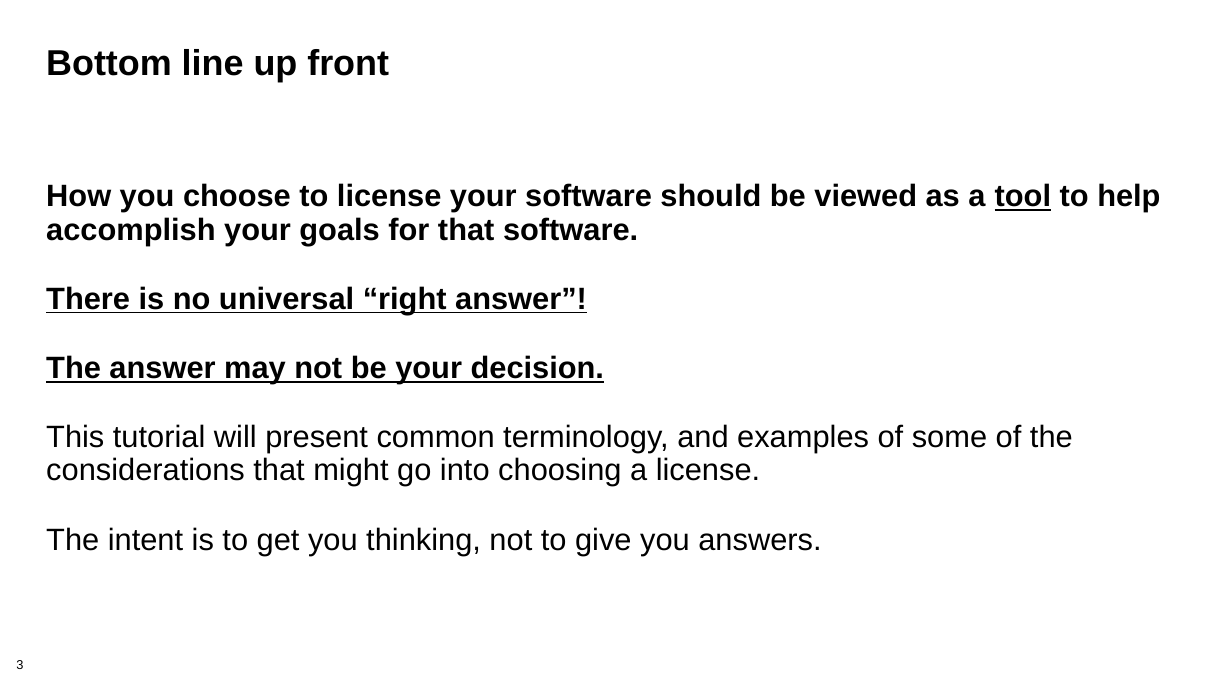
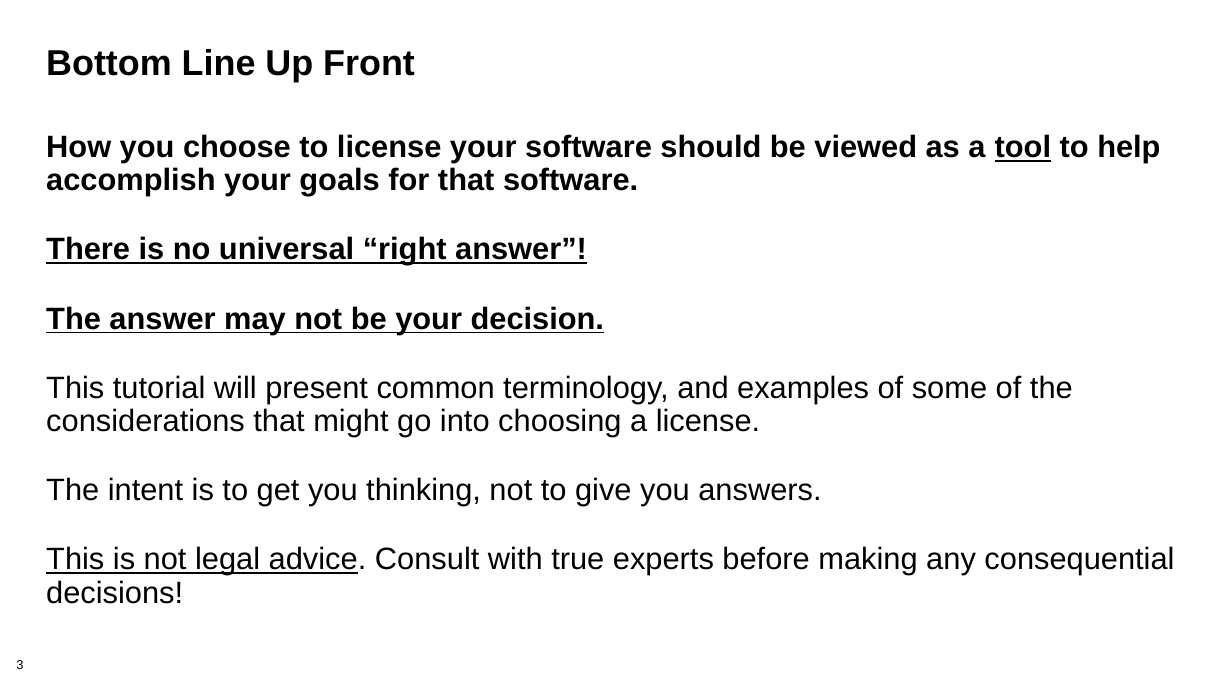
Before and after one commit to bssw-tutorial/presentations, a slide deck: slide 3 of licensing.pptx. Drawn at 1232x693 pixels with LibreOffice and Linux fonts; fonts in the diff are those of the drawing; background and template pictures are left out. Boxes give left, top, right and bottom in pixels: in the first picture for what was removed or moved away, otherwise in the second. Text is boxed around its words. In the diff, an @@ line names an element or a change of style, - is before the commit and + after.

```diff
--- a/licensing.pptx
+++ b/licensing.pptx
@@ title at box(46, 49, 415, 82): text changed @@
-Bottom line up front
+Bottom Line Up Front
@@ text "How you choose to license ...": place and size @@
-text "How you choose to license ..." at box(46, 183, 1160, 555)
+text "How you choose to license ..." at box(46, 134, 1174, 604)
@@ text at box(46, 546, 1174, 604): paragraph added @@
+This is not legal advice. Consult with true experts before making any consequential decisions!
```
Also in this commit, not shown: 31 other slides changed.
